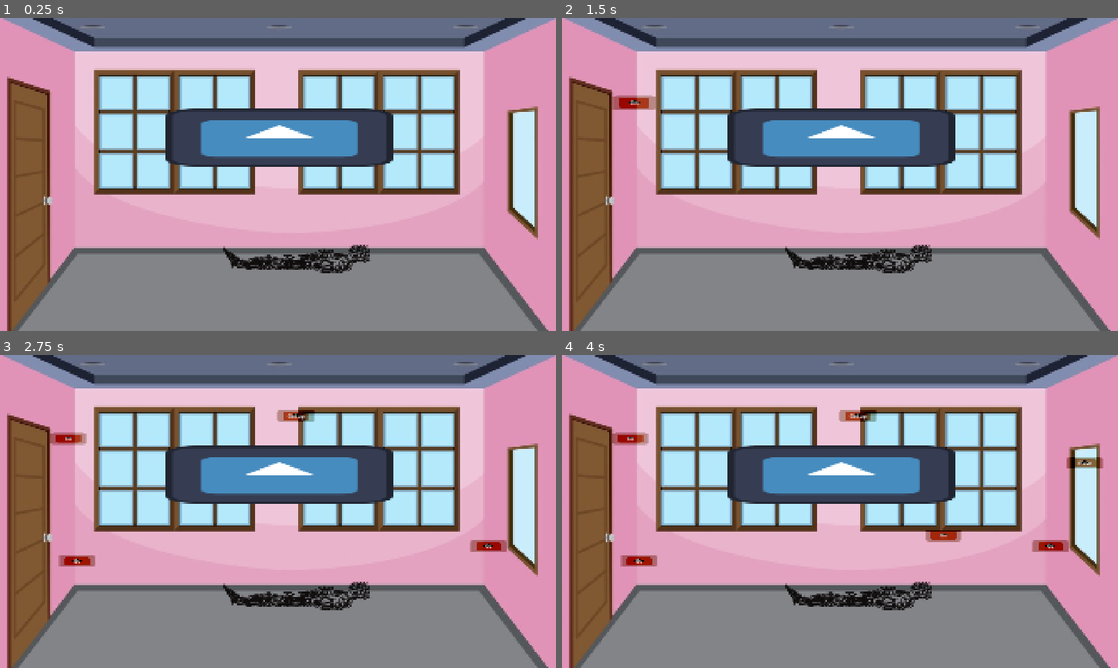
Above: before the commit, frames 1-4 (two rows, left to right).
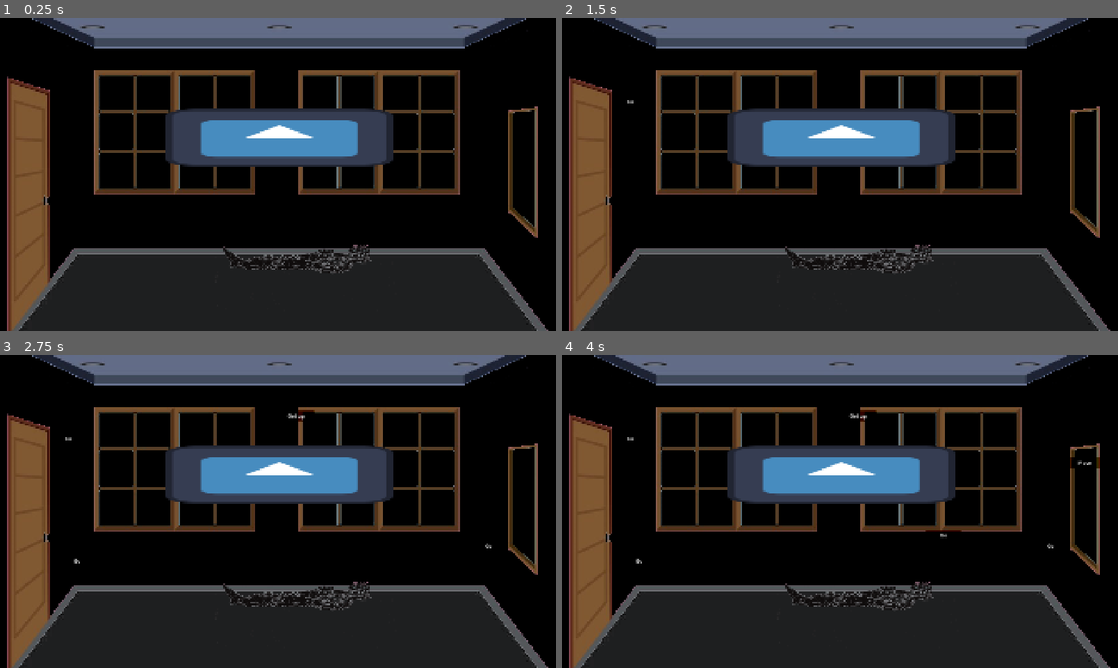
Above: after the commit, the same moments.

Repository: bagelcat11/fridge-magnet-thought-bubble
Game: Godot game, scene res://scenes/main_level.tscn
Two runs of this game, one before a commit and one after it. Both use one fixed random seed, a clock stepped at 60 frames per second and the inputs below. The engine's default icon, where the game draws it, is replaced by a stand-in: a white triangle on a blue panel in a dark square.
Inputs (mouse positions are in pixels of both pictures, inside the frame that each line leads up to):
- Up to frame 1 (0.25 s): no input
- Up to frame 2 (1.5 s): move the mouse to (962, 158) at 0.52 s; click (962, 158) at 0.67 s; tap Enter at 1.25 s; move the mouse to (628, 102) at 1.27 s; click (628, 102) at 1.42 s
- Up to frame 3 (2.75 s): move the mouse to (294, 414) at 2.02 s; click (294, 414) at 2.17 s
- Up to frame 4 (4 s): move the mouse to (1051, 545) at 2.77 s; click (1051, 545) at 2.92 s; move the mouse to (639, 561) at 3.52 s; click (639, 561) at 3.67 s

The runs differ from the first frame. In frame 1, 70% of the frame differs, in the area x 0-100%, y 0-100%; in frame 2, 70%; in frame 3, 70%; in frame 4, 70%.

Commit message:
finalized mellow shader, added wired

Diff:
--- /dev/null
+++ b/practice2.gdshader
@@ -0,0 +1,114 @@
+shader_type canvas_item;
+// from: https://www.shadertoy.com/view/tdG3Rd
+//uniform float iResolution = (1.0 / SCREEN_PIXEL_SIZE);
+
+/* Effects for mat2 */
+uniform float stretch : hint_range(0.0, 100.0, 0.1) = 0.8;
+uniform float thing1 : hint_range(0.0, 100.0, 0.1) = 0.6;
+uniform float thing2 : hint_range(0.0, 100.0, 0.1) = 0.6;
+uniform float thing3 : hint_range(0.0, 100.0, 0.1) = 0.8;
+/* Effects for scale and speed */
+uniform float scale : hint_range(0.000, 100.0, 0.001) = 1.0;
+
+
+float colormap_red(float x) {
+    if (x < 0.0) {
+        return 54.0 / 255.0;
+    } else if (x < 20049.0 / 82979.0) {
+        return (829.79 * x + 54.51) / 255.0;
+    } else {
+        return 1.0;
+    }
+}
+
+float colormap_green(float x) {
+    if (x < 20049.0 / 82979.0) {
+        return 0.0;
+    } else if (x < 327013.0 / 810990.0) {
+        return (8546482679670.0 / 10875673217.0 * x - 2064961390770.0 / 10875673217.0) / 255.0;
+    } else if (x <= 1.0) {
+        return (103806720.0 / 483977.0 * x + 19607415.0 / 483977.0) / 255.0;
+    } else {
+        return 1.0;
+    }
+}
+
+float colormap_blue(float x) {
+    if (x < 0.0) {
+        return 54.0 / 255.0;
+    } else if (x < 7249.0 / 82979.0) {
+        return (829.79 * x + 54.51) / 255.0;
+    } else if (x < 20049.0 / 82979.0) {
+        return 127.0 / 255.0;
+    } else if (x < 327013.0 / 810990.0) {
+        return (792.02249341361393720147485376583 * x - 64.364790735602331034989206222672) / 255.0;
+    } else {
+        return 1.0;
+    }
+}
+
+vec4 colormap(float x) {
+    return vec4(colormap_red(x), colormap_green(x), colormap_blue(x), 1.0);
+}
+
+// https://iquilezles.org/articles/warp
+/*float noise( in vec2 x )
+{
+    vec2 p = floor(x);
+    vec2 f = fract(x);
+    f = f*f*(3.0-2.0*f);
+    float a = textureLod(iChannel0,(p+vec2(0.5,0.5))/256.0,0.0).x;
+	float b = textureLod(iChannel0,(p+vec2(1.5,0.5))/256.0,0.0).x;
+	float c = textureLod(iChannel0,(p+vec2(0.5,1.5))/256.0,0.0).x;
+	float d = textureLod(iChannel0,(p+vec2(1.5,1.5))/256.0,0.0).x;
+    return mix(mix( a, b,f.x), mix( c, d,f.x),f.y);
+}*/
+
+
+float rand(vec2 n) {
+    return fract(sin(dot(n, vec2(12.9898, 4.1414))) * 43758.5453);
+}
+
+float noise(vec2 p){
+    vec2 ip = floor(p);
+    vec2 u = fract(p);
+    u = u*u*(3.0-2.0*u);
+
+    float res = mix(
+        mix(rand(ip),rand(ip+vec2(1.0,0.0)),u.x),
+        mix(rand(ip+vec2(0.0,1.0)),rand(ip+vec2(1.0,1.0)),u.x),u.y);
+    return res*res;
+}
+
+// OG stuff here:
+// const mat2 mtx = mat2( vec2(0.80,  0.60), vec2(-0.60,  0.80) );
+
+float fbm( vec2 p )
+{
+    float f = 0.0;
+    mat2 mtx = mat2( vec2(stretch,  thing1), vec2(-thing2,  thing3) );
+    f += 0.500000*noise( p + TIME  ); p = mtx*p*2.02;
+    f += 0.031250*noise( p ); p = mtx*p*4.00;
+    f += 0.250000*noise( p ); p = mtx*p*0.01;
+    f += 0.125000*noise( p ); p = mtx*p*0.01;
+    f += 0.062500*noise( p ); p = mtx*p*7.00;
+    f += 0.015625*noise( p + sin(TIME) );
+
+    return f/0.96875;
+}
+
+float pattern( in vec2 p )
+{
+	return fbm( p + fbm( p + fbm( p ) ) );
+}
+
+void fragment()
+{
+    //vec2 uv = FRAGCOORD.xy / (0.01 / SCREEN_PIXEL_SIZE).x;
+    vec2 uv = FRAGCOORD.xy / (scale / SCREEN_PIXEL_SIZE).y;
+	float shade = pattern(uv);
+    //COLOR = vec4(colormap(shade).rgb, shade);
+	COLOR = vec4(vec3(0.1, 0.5, 0.9), shade);
+}
+
+//effect modified from https://godotshaders.com/shader/pink-warp/
--- a/scenes/main_level.tscn
+++ b/scenes/main_level.tscn
@@ -4,24 +4,27 @@
 [ext_resource type="PackedScene" uid="uid://bm3kj1wr3vtt7" path="res://scenes/bubble.tscn" id="1_ufxs0"]
 [ext_resource type="PackedScene" uid="uid://bod7r823y2ysu" path="res://scenes/player.tscn" id="2_6we3w"]
 [ext_resource type="PackedScene" uid="uid://dwoodyqrbkxhj" path="res://scenes/end.tscn" id="2_k5pu3"]
+[ext_resource type="Shader" uid="uid://cmqho0rmc6s3x" path="res://shaders/woozy2.gdshader" id="5_k5pu3"]
+[ext_resource type="Shader" uid="uid://pqntc5rigq5x" path="res://shaders/wired.gdshader" id="6_k5pu3"]
 [ext_resource type="Texture2D" uid="uid://mcuggcbec2yc" path="res://assets/mirrored_outside_background.png" id="7_k5pu3"]
 [ext_resource type="Texture2D" uid="uid://dbof1uhyni8mm" path="res://assets/temp_room_asset.jpg" id="7_u2c82"]
-[ext_resource type="Shader" uid="uid://x2itvbge8psn" path="res://shaders/mystery.gdshader" id="11_2sb77"]
-[ext_resource type="Shader" uid="uid://rgur1qn8jee2" path="res://shaders/mystery2.gdshader" id="12_fkrx8"]
+
+[sub_resource type="ShaderMaterial" id="ShaderMaterial_adxub"]
+shader = ExtResource("5_k5pu3")
+shader_parameter/stretch = 0.8
+shader_parameter/thing1 = 0.6
+shader_parameter/thing2 = 0.6
+shader_parameter/thing3 = 0.8
+shader_parameter/scale = 1.0
 
 [sub_resource type="ShaderMaterial" id="ShaderMaterial_mwgft"]
-shader = ExtResource("11_2sb77")
-shader_parameter/influence = 0.2
-
-[sub_resource type="ShaderMaterial" id="ShaderMaterial_adxub"]
-shader = ExtResource("12_fkrx8")
-shader_parameter/spread = 0.5
-shader_parameter/size = 0.5
-shader_parameter/snow_color = Color(1, 1, 1, 1)
-shader_parameter/snow_transparency = 0.2
-shader_parameter/speed = 0.5
-shader_parameter/wind = 0.0
-shader_parameter/num_of_layers = 40
+shader = ExtResource("6_k5pu3")
+shader_parameter/threshold = 0.5
+shader_parameter/smoothness = 0.05
+shader_parameter/bg_color = Color(0, 0, 0, 1)
+shader_parameter/fg_color = Color(1, 1, 1, 1)
+shader_parameter/invert = true
+shader_parameter/intensity = 1.0
 
 [node name="main_level" type="Node2D"]
 script = ExtResource("1_6we3w")
@@ -38,17 +41,16 @@
 
 [node name="word_timer" type="Timer" parent="."]
 
-[node name="ColorRect" type="ColorRect" parent="."]
-visible = false
-material = SubResource("ShaderMaterial_mwgft")
-offset_right = 1925.0
-offset_bottom = 1096.0
-
 [node name="ColorRect2" type="ColorRect" parent="."]
 visible = false
 material = SubResource("ShaderMaterial_adxub")
 offset_right = 1934.0
 offset_bottom = 1105.0
+
+[node name="ColorRect" type="ColorRect" parent="."]
+material = SubResource("ShaderMaterial_mwgft")
+offset_right = 1925.0
+offset_bottom = 1096.0
 
 [node name="background" type="ParallaxBackground" parent="."]
 scroll_offset = Vector2(1, 0)
--- a/shaders/mystery.gdshader
+++ b/shaders/mellow.gdshader
@@ -18,7 +18,7 @@
     // Intensify the spinning by increasing the multiplier
     float dynamic_offset = SCREEN_UV.y * 500.0; // Amplified from 50.0 to 500.0
 
-    COLOR.rgb += influence * hsv2rgb(vec3(((atan(pos.y, pos.x) + radians(dynamic_offset)) / TWO_PI) + 0.5, length(pos) * 5.0, 1.0) * 1.0);
+    COLOR.rgb += influence * hsv2rgb(vec3(((atan(pos.y, pos.x) + radians(dynamic_offset)) / TWO_PI) + 0.5, length(pos) * 5.0, 1.0) * TIME*0.1);
 	//COLOR.a = 0.1;
 }
 
--- /dev/null
+++ b/shaders/wired.gdshader
@@ -0,0 +1,36 @@
+shader_type canvas_item;
+render_mode blend_mul;
+
+uniform float threshold : hint_range(0.0, 1.0) = 0.5;
+uniform float smoothness : hint_range(0.0, 0.5) = 0.05;
+uniform vec4 bg_color : source_color = vec4(0.0, 0.0, 0.0, 1.0);
+uniform vec4 fg_color : source_color = vec4(1.0, 1.0, 1.0, 1.0);
+uniform bool invert = false;
+uniform float intensity : hint_range(0.0, 1.0) = 1.0;
+
+uniform sampler2D SCREEN_TEXTURE : hint_screen_texture, filter_linear_mipmap;
+
+void fragment() {
+    // Sample the screen texture at the current position
+    vec4 screen_color = texture(SCREEN_TEXTURE, SCREEN_UV);
+
+    // Calculate luminance (brightness) of the color
+    float luminance = dot(screen_color.rgb, vec3(0.299, 0.587, 0.114));
+
+    // Apply threshold with smoothing for anti-aliasing
+    float value = smoothstep(threshold - smoothness, threshold + smoothness, luminance);
+
+    // Mix between background and foreground colors based on the value
+    // If invert is true, swap the bg and fg colors
+    vec4 final_color;
+    if (invert) {
+        final_color = mix(fg_color, bg_color, value);
+    } else {
+        final_color = mix(bg_color, fg_color, value);
+    }
+
+    // Blend with the original screen color based on intensity
+    final_color = mix(screen_color, final_color, intensity);
+
+    COLOR = final_color;
+}
--- /dev/null
+++ b/shaders/woozy.gdshader
@@ -0,0 +1,112 @@
+shader_type canvas_item;
+// from: https://www.shadertoy.com/view/tdG3Rd
+//uniform float iResolution = (1.0 / SCREEN_PIXEL_SIZE);
+
+/* Effects for mat2 */
+uniform float stretch : hint_range(0.0, 100.0, 0.1) = 0.8;
+uniform float thing1 : hint_range(0.0, 100.0, 0.1) = 0.6;
+uniform float thing2 : hint_range(0.0, 100.0, 0.1) = 0.6;
+uniform float thing3 : hint_range(0.0, 100.0, 0.1) = 0.8;
+/* Effects for scale and speed */
+uniform float scale : hint_range(0.000, 100.0, 0.001) = 1.0;
+
+
+float colormap_red(float x) {
+    if (x < 0.0) {
+        return 54.0 / 255.0;
+    } else if (x < 20049.0 / 82979.0) {
+        return (829.79 * x + 54.51) / 255.0;
+    } else {
+        return 1.0;
+    }
+}
+
+float colormap_green(float x) {
+    if (x < 20049.0 / 82979.0) {
+        return 0.0;
+    } else if (x < 327013.0 / 810990.0) {
+        return (8546482679670.0 / 10875673217.0 * x - 2064961390770.0 / 10875673217.0) / 255.0;
+    } else if (x <= 1.0) {
+        return (103806720.0 / 483977.0 * x + 19607415.0 / 483977.0) / 255.0;
+    } else {
+        return 1.0;
+    }
+}
+
+float colormap_blue(float x) {
+    if (x < 0.0) {
+        return 54.0 / 255.0;
+    } else if (x < 7249.0 / 82979.0) {
+        return (829.79 * x + 54.51) / 255.0;
+    } else if (x < 20049.0 / 82979.0) {
+        return 127.0 / 255.0;
+    } else if (x < 327013.0 / 810990.0) {
+        return (792.02249341361393720147485376583 * x - 64.364790735602331034989206222672) / 255.0;
+    } else {
+        return 1.0;
+    }
+}
+
+vec4 colormap(float x) {
+    return vec4(colormap_red(x), colormap_green(x), colormap_blue(x), 1.0);
+}
+
+// https://iquilezles.org/articles/warp
+/*float noise( in vec2 x )
+{
+    vec2 p = floor(x);
+    vec2 f = fract(x);
+    f = f*f*(3.0-2.0*f);
+    float a = textureLod(iChannel0,(p+vec2(0.5,0.5))/256.0,0.0).x;
+	float b = textureLod(iChannel0,(p+vec2(1.5,0.5))/256.0,0.0).x;
+	float c = textureLod(iChannel0,(p+vec2(0.5,1.5))/256.0,0.0).x;
+	float d = textureLod(iChannel0,(p+vec2(1.5,1.5))/256.0,0.0).x;
+    return mix(mix( a, b,f.x), mix( c, d,f.x),f.y);
+}*/
+
+
+float rand(vec2 n) {
+    return fract(sin(dot(n, vec2(12.9898, 4.1414))) * 43758.5453);
+}
+
+float noise(vec2 p){
+    vec2 ip = floor(p);
+    vec2 u = fract(p);
+    u = u*u*(3.0-2.0*u);
+
+    float res = mix(
+        mix(rand(ip),rand(ip+vec2(1.0,0.0)),u.x),
+        mix(rand(ip+vec2(0.0,1.0)),rand(ip+vec2(1.0,1.0)),u.x),u.y);
+    return res*res;
+}
+
+// OG stuff here:
+// const mat2 mtx = mat2( vec2(0.80,  0.60), vec2(-0.60,  0.80) );
+
+float fbm( vec2 p )
+{
+    float f = 0.0;
+    mat2 mtx = mat2( vec2(stretch,  thing1), vec2(-thing2,  thing3) );
+    f += 0.500000*noise( p + TIME  ); p = mtx*p*2.02;
+    f += 0.031250*noise( p ); p = mtx*p*4.00;
+    f += 0.250000*noise( p ); p = mtx*p*2.03;
+    f += 0.125000*noise( p ); p = mtx*p*2.01;
+    f += 0.062500*noise( p ); p = mtx*p*2.04;
+    f += 0.015625*noise( p + sin(TIME) );
+
+    return f/0.96875;
+}
+
+float pattern( in vec2 p )
+{
+	return fbm( p + fbm( p + fbm( p ) ) );
+}
+
+void fragment()
+{
+    //vec2 uv = FRAGCOORD.xy / (0.01 / SCREEN_PIXEL_SIZE).x;
+    vec2 uv = FRAGCOORD.xy / (scale / SCREEN_PIXEL_SIZE).y;
+	float shade = pattern(uv);
+    //COLOR = vec4(colormap(shade).rgb, shade);
+	COLOR = vec4(vec3(0.2, 0.8, 0.5), shade);
+}
Not shown, added: practice2.gdshader.uid
Renamed: shaders/mystery.gdshader.uid -> shaders/mellow.gdshader.uid
Renamed: shaders/mystery2.gdshader -> shaders/mellow2.gdshader
Renamed: shaders/mystery2.gdshader.uid -> shaders/mellow2.gdshader.uid
Not shown, added: shaders/wired.gdshader.uid
Not shown, added: shaders/woozy.gdshader.uid
